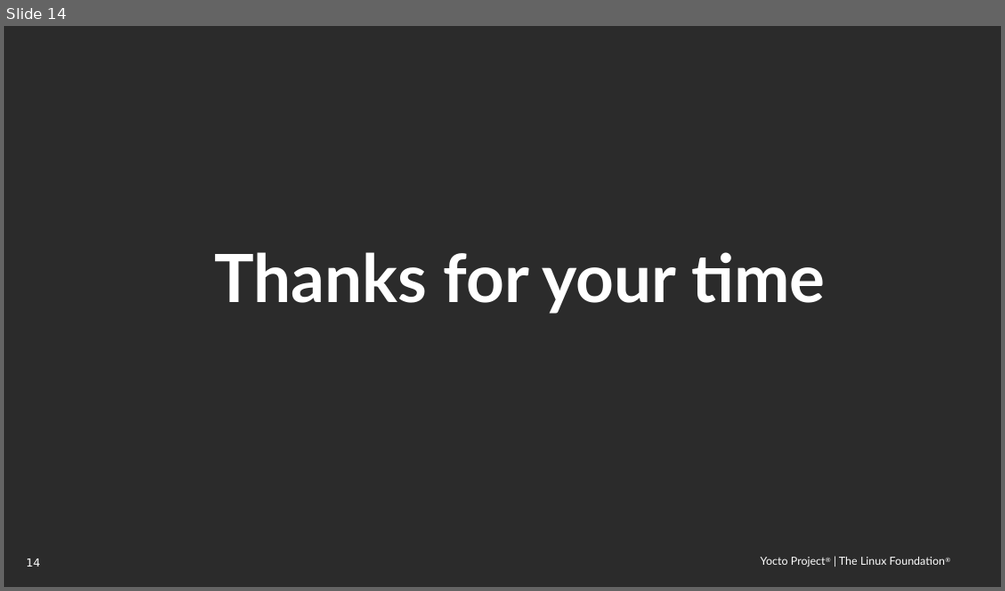
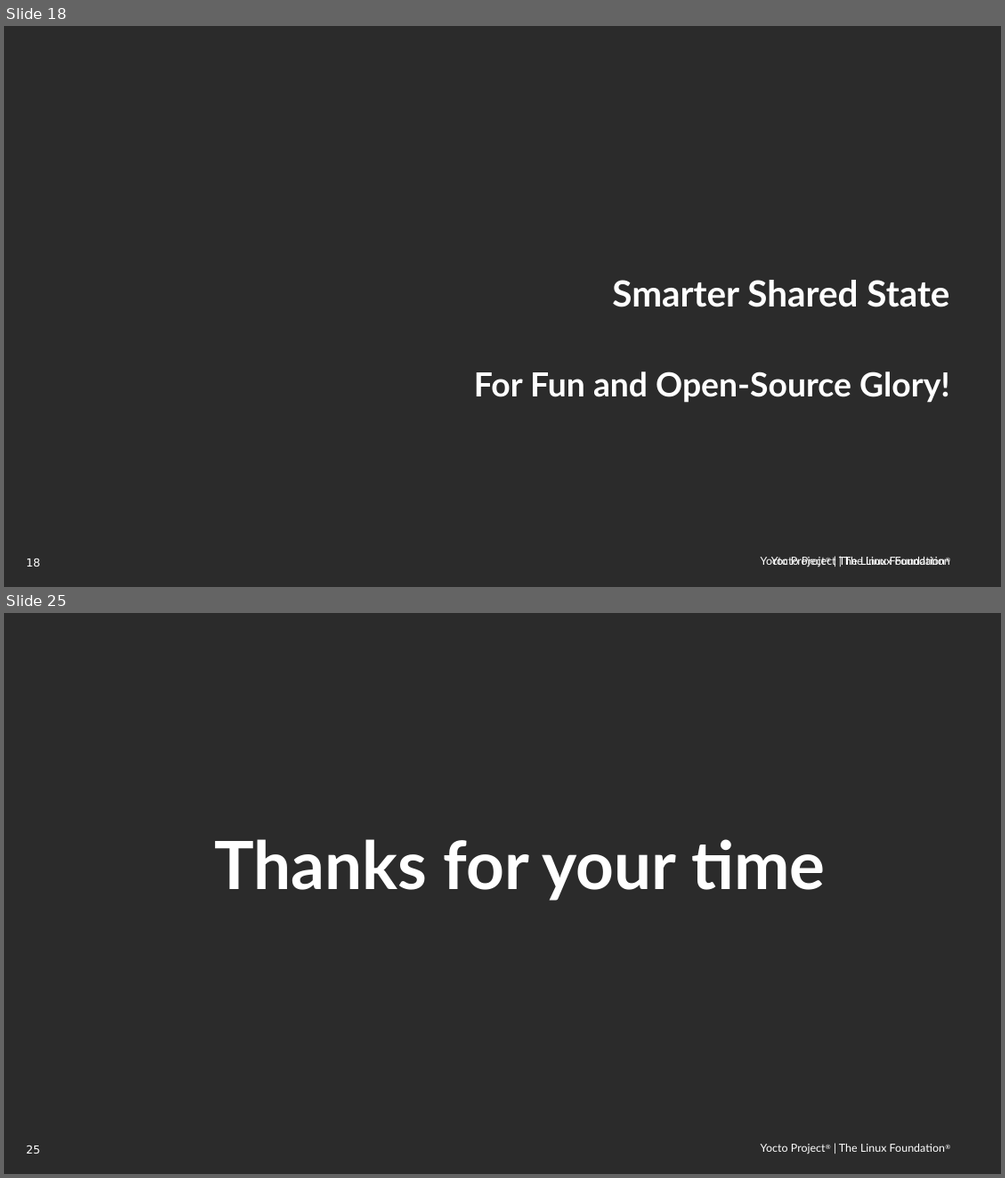
Before and after one commit to threexc/yocto-tekton, a slide deck: yddtalk/YP_DevDay_k8s_tekton.odp. Shown one above the other, each under a label of ours: slide 14 before the commit, slides 18 and 25 after it; the slides between them are not shown. The pictures are 1005x591 and 1005x1178 pixels, drawn with LibreOffice and Linux fonts; fonts in the diff are those of the drawing; background and template pictures are left out; a plain dark background stands for a picture behind light text. Boxes give left, top, right and bottom in pixels: in the first picture for what was removed or moved away, otherwise in the second. Text is boxed around its words. In the diff, an @@ line names an element or a change of style, - is before the commit and + after.

```diff
--- a/yddtalk/YP_DevDay_k8s_tekton.odp
+++ b/yddtalk/YP_DevDay_k8s_tekton.odp
@@ slide 18 added at bbox=[4, 26, 1001, 587], background picture (left out); not listed: 2 template elements that a slide beside it also shows @@
@@ title added at bbox=[612, 280, 949, 307], 26 pt, text #FFFFFF, bold @@
+Smarter Shared State
@@ text added at bbox=[474, 371, 950, 402], 24 pt, text #FFFFFF, bold @@
+For Fun and Open-Source Glory!
@@ text added at bbox=[760, 556, 950, 566], 8 pt, text #FFFFFF @@
+Yocto Project | The Linux Foundation
@@ what was slide 14 is now slide 25 @@
@@ page number at bbox=[26, 1145, 40, 1153]: text changed @@
-14
+25
```
Also in this commit, not shown: 3 slides changed, 11 other slides added, 1 slide removed.
